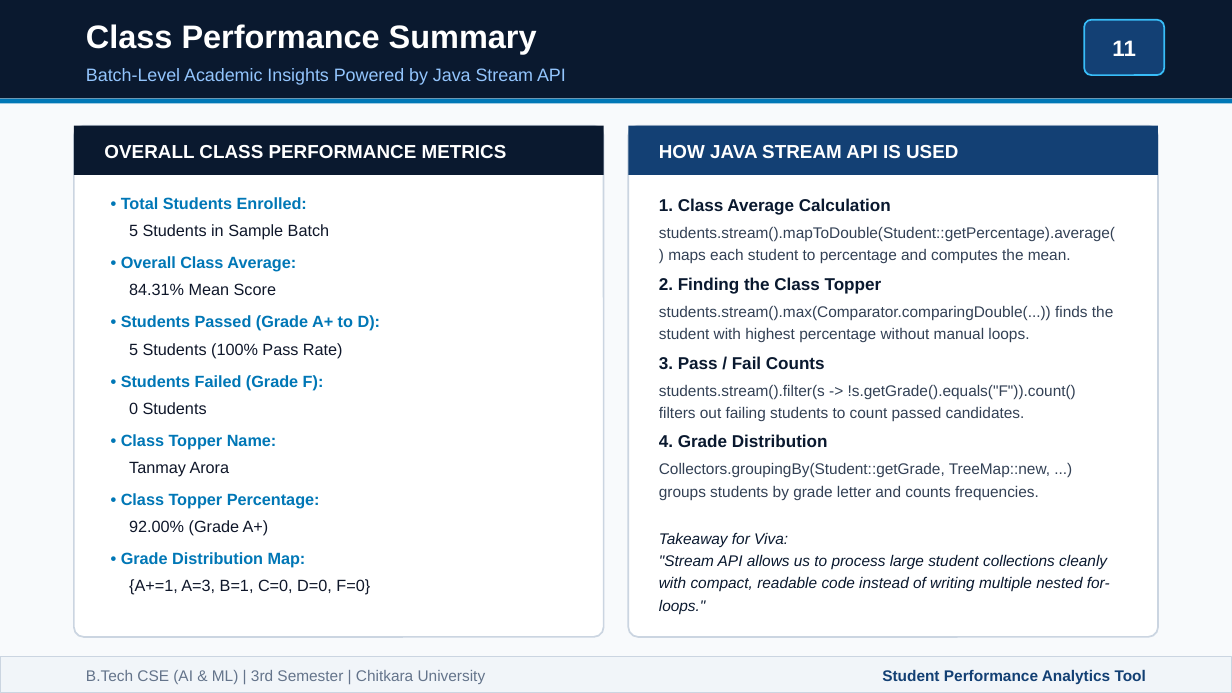
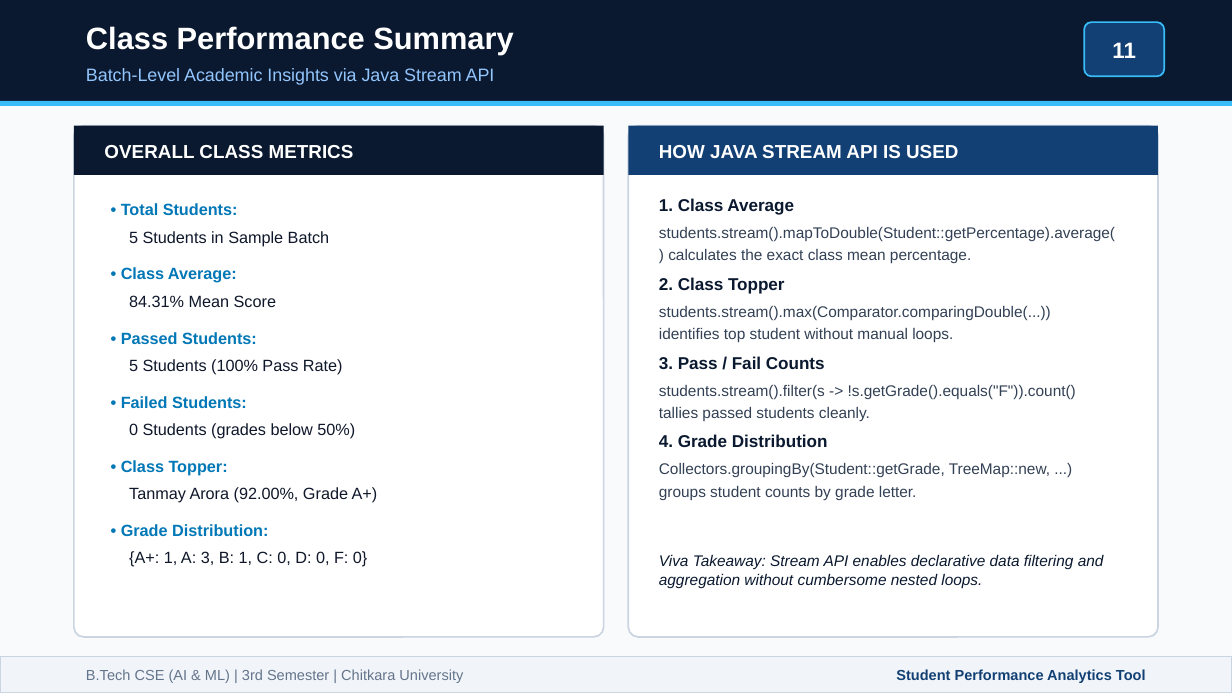
Before and after one commit to Tanmay-Arora19/java_project_sem3, a slide deck: slide 11 of Student_Performance_Analytics_Presentation.pptx. Drawn at 1232x693 pixels with LibreOffice and Linux fonts; fonts in the diff are those of the drawing. Boxes give left, top, right and bottom in pixels: in the first picture for what was removed or moved away, otherwise in the second. Text is boxed around its words. In the diff, an @@ line names an element or a change of style, - is before the commit and + after.

Commit message:
Streamline presentation: decrease text density, enhance visual polish, and make slides impressive

```diff
--- a/Student_Performance_Analytics_Presentation.pptx
+++ b/Student_Performance_Analytics_Presentation.pptx
@@ text "Class Performance Summary" at (x1=86, y1=26, x2=513, y2=54): size 19 to 18 pt @@
@@ rounded rectangle at (x1=1084, y1=22, x2=1164, y2=76): proportions changed @@
@@ text at (x1=86, y1=68, x2=495, y2=85): text changed @@
-Batch-Level Academic Insights Powered by Java Stream API
+Batch-Level Academic Insights via Java Stream API
@@ rectangle at (x1=0, y1=101, x2=1232, y2=106): fill #0077B6 to #38BDF8 @@
@@ text at (x1=104, y1=145, x2=354, y2=159): text changed @@
-OVERALL CLASS PERFORMANCE METRICS
+OVERALL CLASS METRICS
@@ text at (x1=121, y1=203, x2=238, y2=215): text changed @@
-• Total Students Enrolled:
+• Total Students:
@@ text at (x1=659, y1=198, x2=794, y2=215): text changed @@
-1. Class Average Calculation
+1. Class Average
@@ text "5 Students in Sample Batch" moved from (x1=129, y1=224, x2=329, y2=240) to (x1=129, y1=231, x2=329, y2=247) @@
@@ text at (x1=659, y1=227, x2=1115, y2=264): text changed @@
-students.stream().mapToDouble(Student::getPercentage).average() maps each student to percentage and computes the mean.
+students.stream().mapToDouble(Student::getPercentage).average() calculates the exact class mean percentage.
@@ text at (x1=121, y1=267, x2=237, y2=283): text changed @@
-• Overall Class Average:
+• Class Average:
@@ text "84.31% Mean Score" moved from (x1=129, y1=283, x2=276, y2=295) to (x1=129, y1=295, x2=276, y2=307) @@
@@ text at (x1=659, y1=277, x2=785, y2=294): text changed @@
-2. Finding the Class Topper
+2. Class Topper
@@ text at (x1=659, y1=306, x2=1051, y2=343): text changed @@
-students.stream().max(Comparator.comparingDouble(...)) finds the student with highest percentage without manual loops.
+students.stream().max(Comparator.comparingDouble(...)) identifies top student without manual loops.
@@ text "5 Students (100% Pass Rate)" moved from (x1=129, y1=343, x2=343, y2=358) to (x1=129, y1=359, x2=343, y2=375) @@
@@ text at (x1=121, y1=332, x2=257, y2=344): text changed @@
-• Students Passed (Grade A+ to D):
+• Passed Students:
@@ text at (x1=659, y1=385, x2=1076, y2=421): text changed @@
-students.stream().filter(s -> !s.getGrade().equals("F")).count() filters out failing students to count passed candidates.
+students.stream().filter(s -> !s.getGrade().equals("F")).count() tallies passed students cleanly.
@@ text at (x1=121, y1=396, x2=247, y2=408): text changed @@
-• Students Failed (Grade F):
+• Failed Students:
@@ text at (x1=129, y1=423, x2=355, y2=439): text changed @@
-0 Students
+0 Students (grades below 50%)
@@ text at (x1=121, y1=460, x2=228, y2=475): text changed @@
-• Class Topper Name:
+• Class Topper:
@@ text removed at (x1=129, y1=461, x2=230, y2=477) @@
-Tanmay Arora
@@ text at (x1=659, y1=463, x2=1050, y2=500): text changed @@
-Collectors.groupingBy(Student::getGrade, TreeMap::new, ...) groups students by grade letter and counts frequencies.
+Collectors.groupingBy(Student::getGrade, TreeMap::new, ...) groups student counts by grade letter.
@@ text removed at (x1=121, y1=493, x2=320, y2=509) @@
-• Class Topper Percentage:
@@ text at (x1=129, y1=487, x2=378, y2=503): text changed @@
-92.00% (Grade A+)
+Tanmay Arora (92.00%, Grade A+)
@@ text at (x1=121, y1=524, x2=268, y2=536): text changed @@
-• Grade Distribution Map:
+• Grade Distribution:
@@ text at (x1=129, y1=551, x2=367, y2=567): text changed @@
-{A+=1, A=3, B=1, C=0, D=0, F=0}
+{A+: 1, A: 3, B: 1, C: 0, D: 0, F: 0}
@@ text at (x1=659, y1=554, x2=1104, y2=588): text changed @@
-Takeaway for Viva:
-"Stream API allows us to process large student collections cleanly with compact, readable code instead of writing multiple nested for-loops."
+Viva Takeaway: Stream API enables declarative data filtering and aggregation without cumbersome nested loops.
@@ text "B.Tech CSE (AI & ML) ..." at (x1=86, y1=669, x2=463, y2=683): size 9 to 8.5 pt @@
@@ text "Student Performance Analytics Tool" at (x1=896, y1=669, x2=1146, y2=683): size 9 to 8.5 pt @@
```
Also in this commit, not shown: 14 other slides changed, 2 other files.
